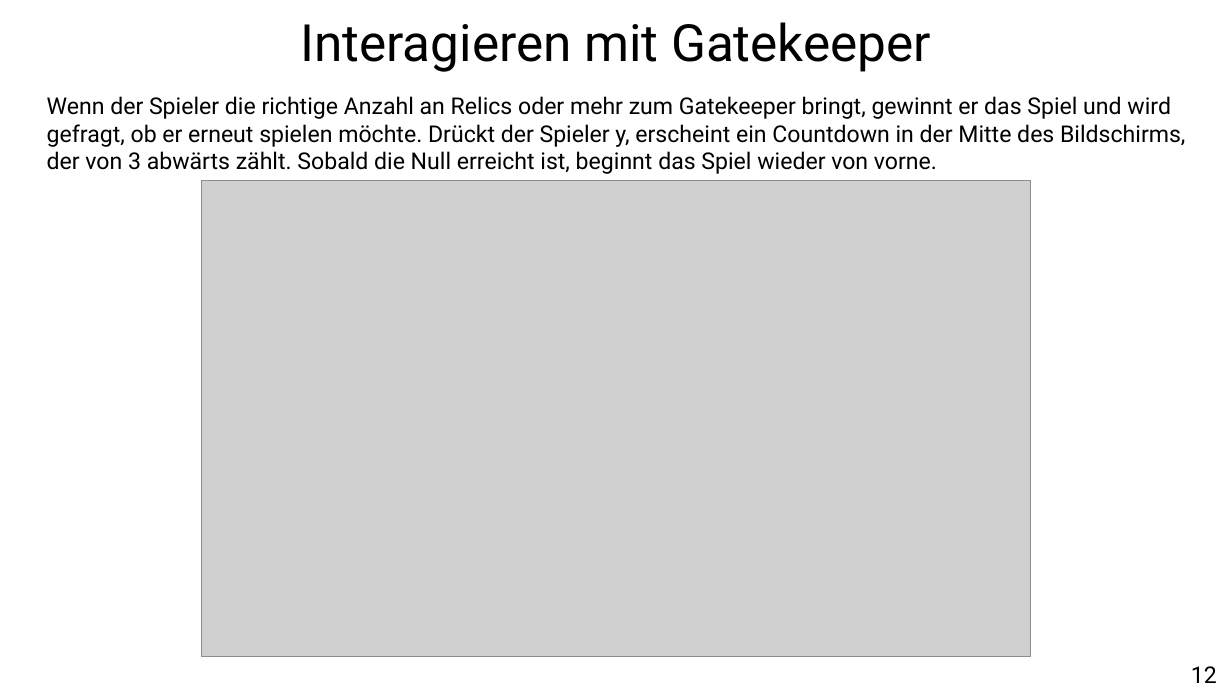
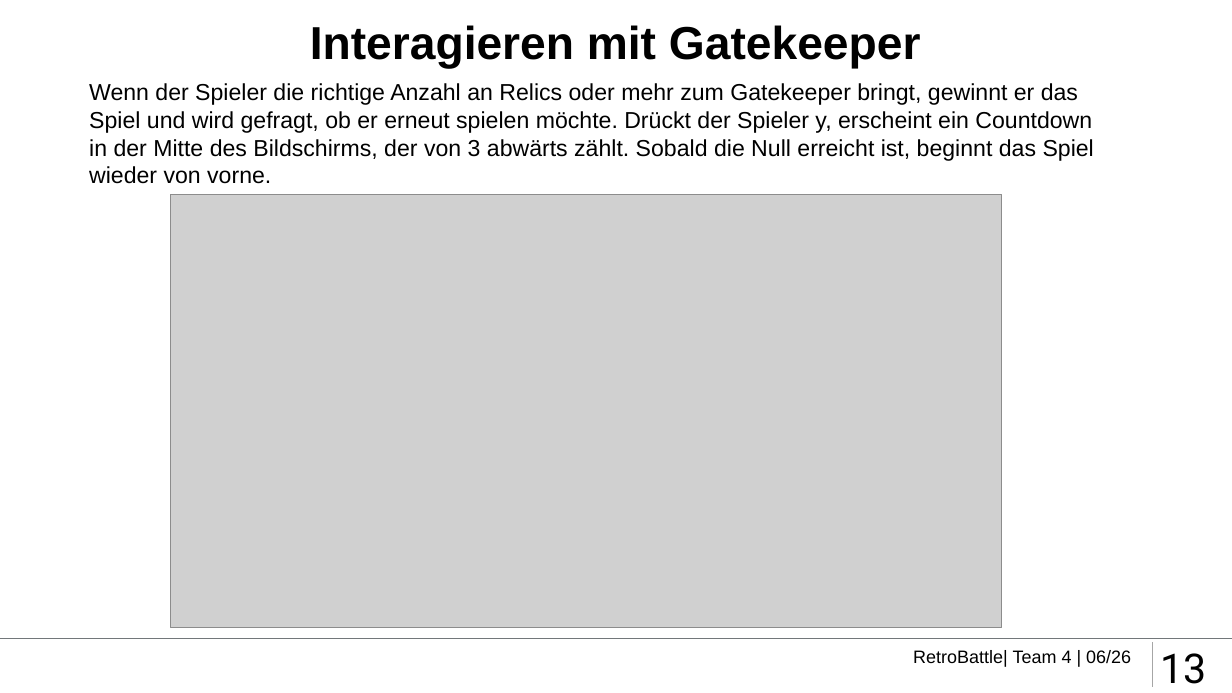
Before and after one commit to retroBattleDevs/retroBattle, a slide deck: slide 13 of etc/presentation/RetroBattle_Presentation.pptx (slide 12 before the commit). Drawn at 1232x693 pixels with LibreOffice and Linux fonts; fonts in the diff are those of the drawing; grey boxes stand for pictures; background and template pictures are left out. Boxes give left, top, right and bottom in pixels: in the first picture for what was removed or moved away, otherwise in the second. Text is boxed around its words. In the diff, an @@ line names an element or a change of style, - is before the commit and + after.

```diff
--- a/etc/presentation/RetroBattle_Presentation.pptx
+++ b/etc/presentation/RetroBattle_Presentation.pptx
@@ title "Interagieren mit Gatekeeper": place and size @@
-title "Interagieren mit Gatekeeper" at (300, 22, 931, 72)
+title "Interagieren mit Gatekeeper" at (310, 25, 921, 69)
@@ title "Interagieren mit Gatekeeper" at (310, 25, 921, 69): size 40 to 36 pt, font Roboto to Arial, bold on; less space between paragraphs @@
@@ text "Wenn der Spieler die richtige ...": place and size @@
-text "Wenn der Spieler die richtige ..." at (47, 96, 1185, 174)
+text "Wenn der Spieler die richtige ..." at (89, 83, 1094, 184)
@@ text "Wenn der Spieler die richtige ..." at (89, 83, 1094, 184): font Roboto to Arial @@
@@ picture: place and size @@
-picture at (201, 180, 1031, 656)
+picture at (171, 194, 1003, 628)
@@ line added from (0, 639) to (1232, 639), #72777A 1 pt @@
@@ text added at (913, 650, 1131, 667), 14 pt, text #000000 @@
+RetroBattle| Team 4 | 06/26
@@ line added from (1153, 642) to (1153, 688), #A6A6A6 1 pt @@
@@ page number added at (1160, 653, 1206, 684), 32 pt, text #000000 @@
+13
@@ text removed at (1191, 666, 1217, 683) @@
-12
```
Also in this commit, not shown: 9 other slides changed, 6 slides added, 5 slides removed, 5 other files.
